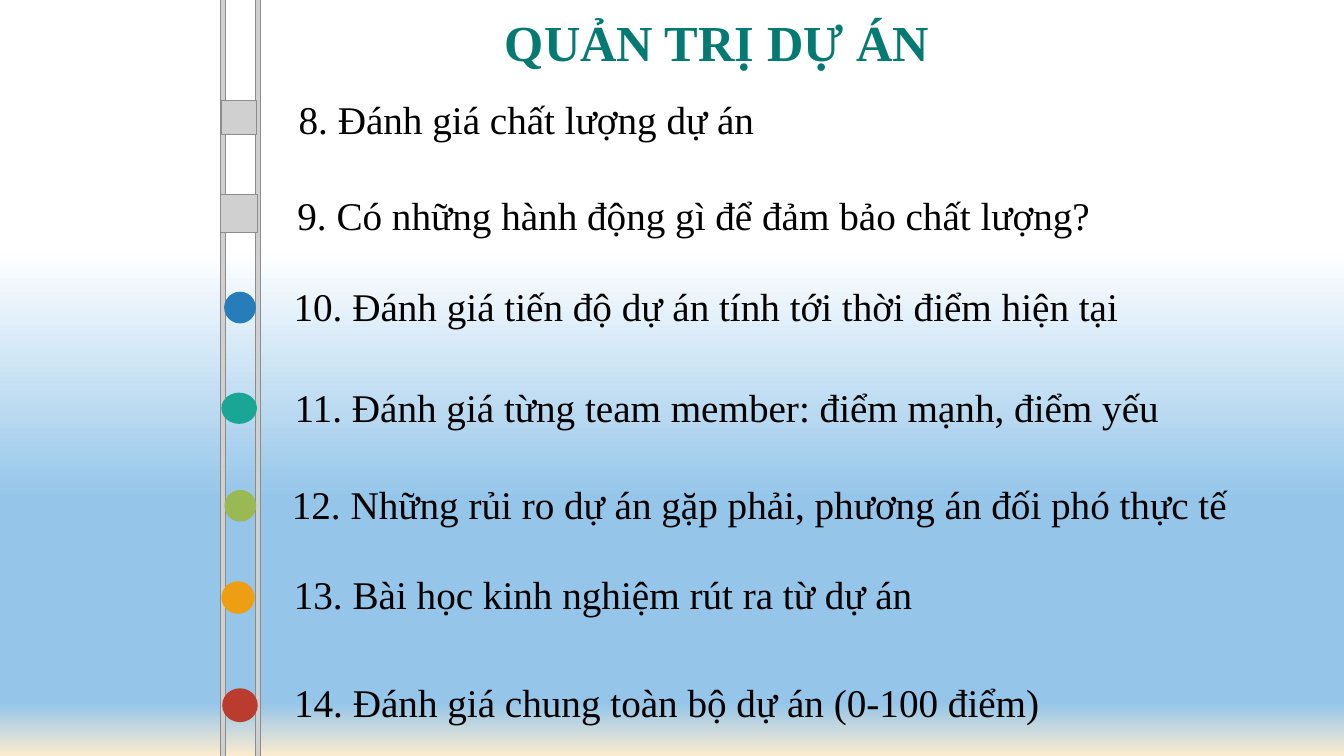
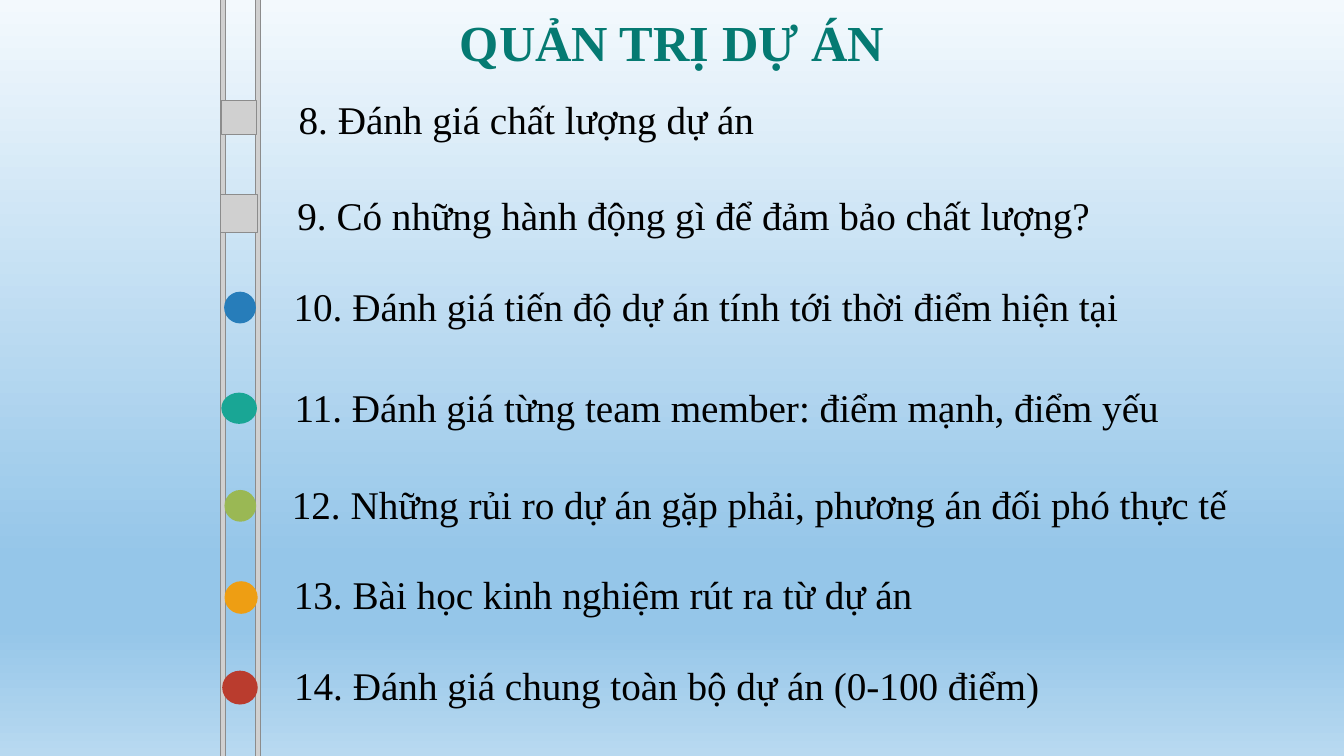
Before and after one commit to vubao98/Nhom-1, a slide deck: slide 6 of DELIVERABLES/Nghiệm thu đợt 1/NHOM1_QTDA.pptx. Drawn at 1344x756 pixels with LibreOffice and Linux fonts; fonts in the diff are those of the drawing; grey boxes stand for pictures. Boxes give left, top, right and bottom in pixels: in the first picture for what was removed or moved away, otherwise in the second. Text is boxed around its words. In the diff, an @@ line names an element or a change of style, - is before the commit and + after.

```diff
--- a/DELIVERABLES/Nghiệm thu đợt 1/NHOM1_QTDA.pptx
+++ b/DELIVERABLES/Nghiệm thu đợt 1/NHOM1_QTDA.pptx
@@ background gradient #FFFFFF to #95C6E9 to #FCECD0 to gradient #F3F9FD to #95C6E9 to #B8D9F0 @@
@@ text "QUẢN TRỊ DỰ ÁN": place and size @@
-text "QUẢN TRỊ DỰ ÁN" at (505, 22, 929, 71)
+text "QUẢN TRỊ DỰ ÁN" at (460, 22, 884, 71)
@@ text "14. Đánh giá chung toàn ...": place and size @@
-text "14. Đánh giá chung toàn ..." at (294, 688, 1039, 725)
+text "14. Đánh giá chung toàn ..." at (294, 671, 1039, 707)
@@ ellipse: place and size @@
-ellipse at (222, 689, 257, 723)
+ellipse at (222, 670, 257, 705)
```
Also in this commit, not shown: 21 other slides changed, 2 slides added, 8 slides removed.
